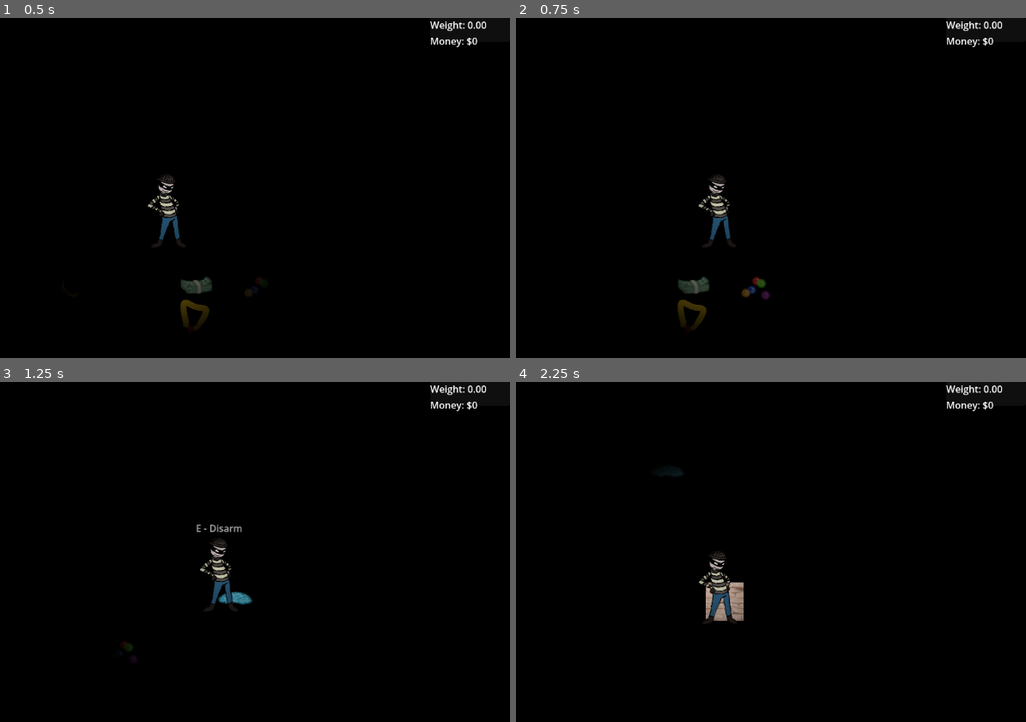
Above: before the commit, frames 1-4 (two rows, left to right).
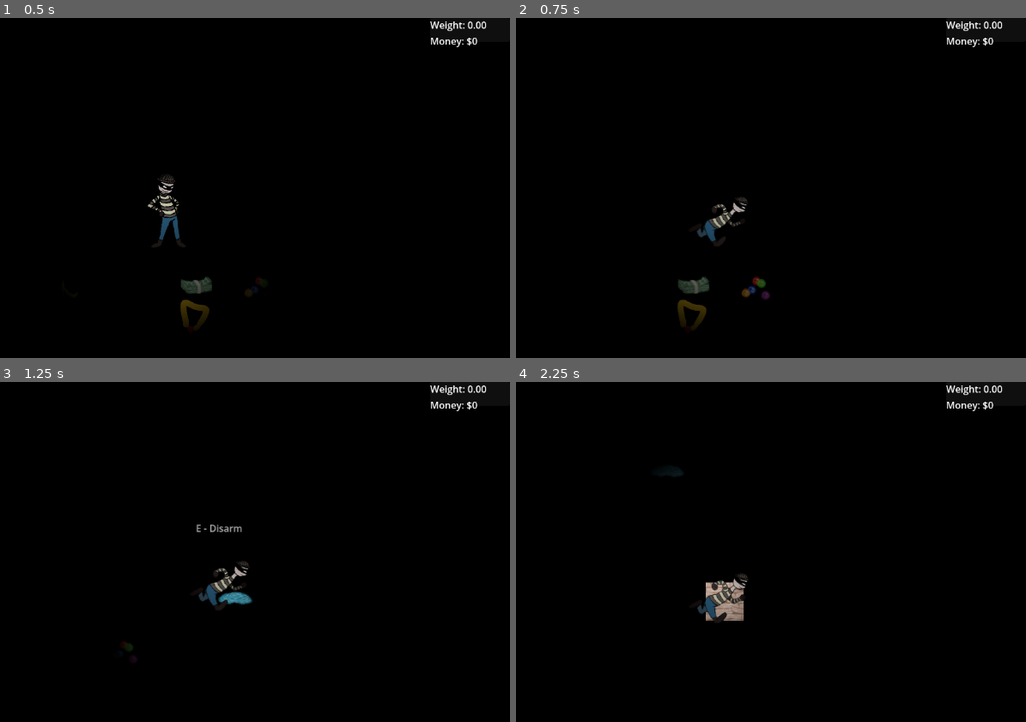
Above: after the commit, the same moments.

Repository: Enriquenf07/game-jam-march-2026
Game: Godot game, scene res://world/world.tscn
Same seed, same stepped clock (60 frames per second), same inputs: the game is played once before the commit and once after it. Sound files missing from this copy of the repository are replaced by a short silence.
Inputs:
- Up to frame 1 (0.5 s): no input
- Up to frame 2 (0.75 s): tap Enter at 0.5 s; hold D (right) from 0.53 s (still down); hold Shift (run) from 0.53 s (still down)
- Up to frame 3 (1.25 s): keep holding D (right); keep holding Shift (run)
- Up to frame 4 (2.25 s): release D (right) at 1.28 s; release Shift (run) at 1.28 s; hold S (down) 1.28-2.03 s; tap E (interact) at 1.35 s; tap Shift (run) at 1.55 s; hold D (right) from 2.03 s (still down); hold Shift (run) from 2.03 s (still down)

Frame 1 is identical in both runs. In frame 2, 0.7% of the frame differs, in the area x 35-46%, y 45-68%; in frame 3, 0.7%; in frame 4, 0.8%, in the area x 35-46%, y 49-72%.

Commit message:
Added player animations

Diff:
--- a/player/player.gd
+++ b/player/player.gd
@@ -32,7 +32,7 @@
 	_determine_interaction_prompt()
 
 func _determine_interaction_prompt() -> void:
-	if (_is_disarming or not ray_cast.is_colliding()):
+	if (_is_disarming or not ray_cast.is_colliding() or _is_slipping or _is_stunned):
 		_interaction_prompt.hide()
 		return
 	var collider = ray_cast.get_collider()
@@ -73,6 +73,7 @@
 		velocity = velocity.move_toward(Vector2.ZERO, FRICTION * delta)
 	move_and_slide()
 	_current_direction = determine_moving_direction(velocity)
+	_determine_movement_animation()
 
 func _check_disarm_cancelling(input_direction: Vector2) -> void:
 	var moving_direction = determine_moving_direction(input_direction)
@@ -110,6 +111,24 @@
 			return Vector2.RIGHT * SLIPPING_SPEED
 	return Vector2.ZERO
 
+func _determine_movement_animation():
+	if (_is_slipping or _is_stunned or _is_disarming):
+		return
+	if (velocity == Vector2.ZERO):
+		_player_visual.play("idle")
+		return
+	elif (velocity.x < 0.0):
+		_player_visual.flip_h = true
+	elif (velocity.x > 0.0):
+		_player_visual.flip_h = false
+	_play_movement_animation()
+
+func _play_movement_animation():
+	if (is_running):
+		_player_visual.play("run")
+		return
+	_player_visual.play("sneak")
+
 func _unhandled_input(event: InputEvent) -> void:
 	if(event.is_action_pressed("run") and not _is_slipping):
 		is_running = true
@@ -124,6 +143,9 @@
 
 func set_is_disarming(flag: bool) -> void:
 	_is_disarming = flag
+	if (_is_disarming):
+		_player_visual.play("disarming")
+		velocity = Vector2.ZERO
 
 func handle_trap_disarming() -> void:
 	_direction_when_disarming = _current_direction
@@ -144,6 +166,7 @@
 		TrapBase.TrapType.BANANA:
 			_is_slipping = true
 			is_running = false
+			_player_visual.play("banana_slip")
 			print("slipped on banana")
 		TrapBase.TrapType.MARBLES:
 			_is_stunned = true
--- a/player/player.tscn
+++ b/player/player.tscn
@@ -2,8 +2,11 @@
 
 [ext_resource type="Script" uid="uid://dc5kj63f84f4e" path="res://player/player.gd" id="1_oul6g"]
 [ext_resource type="Texture2D" uid="uid://dto05yhxl8q30" path="res://player/assets/Thief_-_128x128_-_idle.png" id="2_g1dw6"]
+[ext_resource type="Texture2D" uid="uid://di5oetyn480gl" path="res://player/assets/Thief_-_128x128_-_run_1.png" id="3_hg6s5"]
 [ext_resource type="Texture2D" uid="uid://ddxwkulf6qgbm" path="res://ui/disarm/assets/TEMP_disarm_ui_under.png" id="3_qjkh3"]
+[ext_resource type="Texture2D" uid="uid://cxag831vvjv5o" path="res://player/assets/Thief_-_128x128_-_sneak.png" id="3_rgyib"]
 [ext_resource type="Texture2D" uid="uid://c8h3h2tu7uw8q" path="res://ui/disarm/assets/TEMP_disarm_ui_over.png" id="4_g6k8r"]
+[ext_resource type="Texture2D" uid="uid://cciv7m804ei3x" path="res://player/assets/Thief_-_128x128_-_sneak_2.png" id="4_hg6s5"]
 [ext_resource type="Texture2D" uid="uid://c8n6eyeujxnb2" path="res://ui/disarm/assets/TEMP_disarm_ui_progress.png" id="5_boad6"]
 [ext_resource type="Script" uid="uid://bfhdxp8oftejx" path="res://ui/disarm/disarm_ui.gd" id="6_g6k8r"]
 
@@ -14,7 +17,23 @@
 "texture": ExtResource("2_g1dw6")
 }],
 "loop": true,
-"name": &"default",
+"name": &"banana_slip",
+"speed": 5.0
+}, {
+"frames": [{
+"duration": 1.0,
+"texture": ExtResource("2_g1dw6")
+}],
+"loop": true,
+"name": &"disarming",
+"speed": 5.0
+}, {
+"frames": [{
+"duration": 1.0,
+"texture": ExtResource("2_g1dw6")
+}],
+"loop": true,
+"name": &"idle",
 "speed": 5.0
 }, {
 "frames": [{
@@ -40,6 +59,25 @@
 "loop": false,
 "name": &"puddle_slip",
 "speed": 1.0
+}, {
+"frames": [{
+"duration": 1.0,
+"texture": ExtResource("3_hg6s5")
+}],
+"loop": true,
+"name": &"run",
+"speed": 5.0
+}, {
+"frames": [{
+"duration": 1.0,
+"texture": ExtResource("3_rgyib")
+}, {
+"duration": 1.0,
+"texture": ExtResource("4_hg6s5")
+}],
+"loop": true,
+"name": &"sneak",
+"speed": 3.0
 }]
 
 [sub_resource type="RectangleShape2D" id="RectangleShape2D_kqu6x"]
@@ -99,7 +137,8 @@
 
 [node name="AnimatedSprite2D" type="AnimatedSprite2D" parent="." unique_id=1604162737]
 sprite_frames = SubResource("SpriteFrames_rkbax")
-autoplay = "default"
+animation = &"disarming"
+autoplay = "idle"
 
 [node name="CollisionShape2D" type="CollisionShape2D" parent="." unique_id=494601615]
 position = Vector2(4, 54)
Binary file added: player/assets/Thief_-_128x128_-_run_1.png
Not shown, added: player/assets/Thief_-_128x128_-_run_1.png.import
Binary file added: player/assets/Thief_-_128x128_-_sneak.png
Not shown, added: player/assets/Thief_-_128x128_-_sneak.png.import
Binary file added: player/assets/Thief_-_128x128_-_sneak_2.png
Not shown, added: player/assets/Thief_-_128x128_-_sneak_2.png.import
